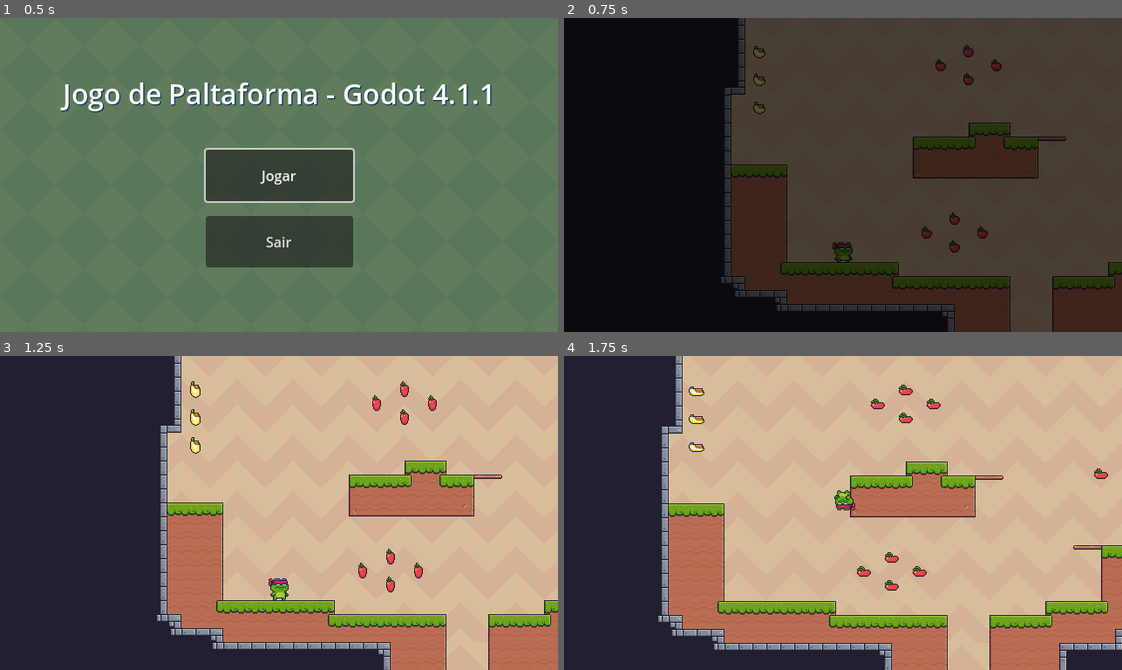
Above: before the commit, frames 1-4 (two rows, left to right).
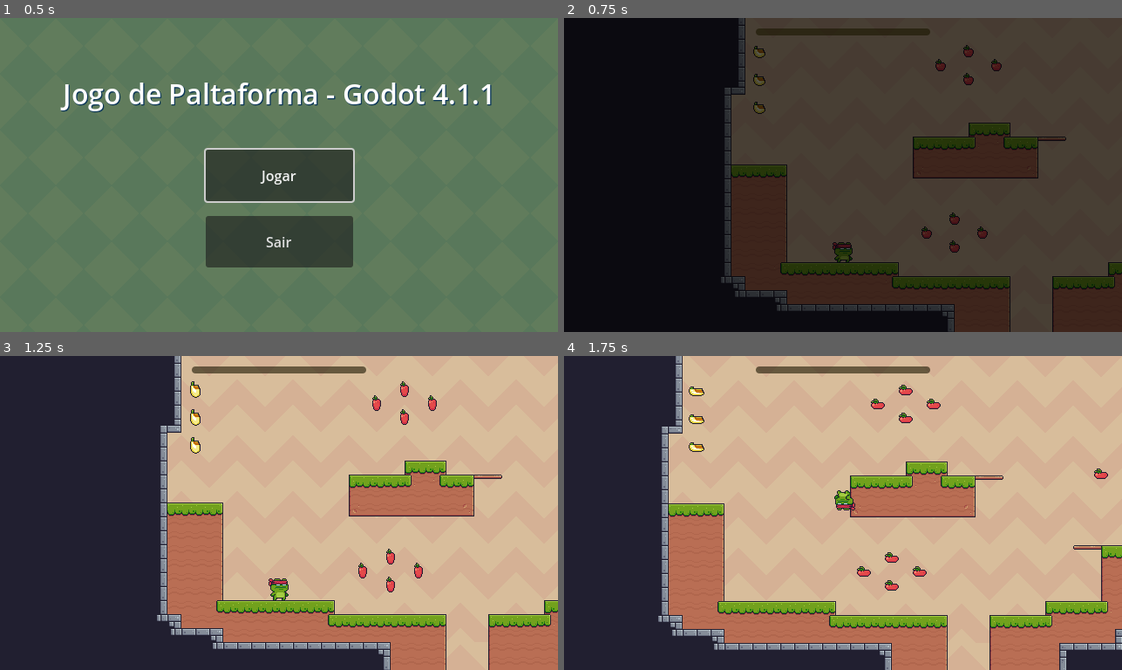
Above: after the commit, the same moments.

Repository: diogorbg/jogoPlataforma-Godot-4.1.1
Game: Godot game, scene res://scenes/menu.tscn
Two runs of this game, one before a commit and one after it. Both use one fixed random seed, a clock stepped at 60 frames per second and the inputs below.
Inputs:
- Up to frame 1 (0.5 s): no input
- Up to frame 2 (0.75 s): click "Jogar" at 0.5 s
- Up to frame 3 (1.25 s): no input
- Up to frame 4 (1.75 s): tap Enter (ui_accept) at 1.25, 1.52 s; hold Right (ui_right) from 1.28 s (still down)

Frame 1 is identical in both runs. In frame 2, 0.7% of the frame differs, in the area x 34-66%, y 3-6%; in frame 3, 0.7%; in frame 4, 0.7%.

Commit message:
barra de coleta

Diff:
--- a/scenes/hud.tscn
+++ b/scenes/hud.tscn
@@ -56,6 +56,8 @@
 "fadeOut": SubResource("Animation_s8jcj")
 }
 
+[sub_resource type="ImageTexture" id="ImageTexture_rdt4t"]
+
 [node name="HUD" type="CanvasLayer" groups=["HUD"]]
 script = ExtResource("1_1dg3i")
 
@@ -72,3 +74,19 @@
 libraries = {
 "": SubResource("AnimationLibrary_eboic")
 }
+
+[node name="hSlider" type="HSlider" parent="."]
+modulate = Color(1, 0.815686, 0, 1)
+anchors_preset = 5
+anchor_left = 0.5
+anchor_right = 0.5
+offset_left = -100.0
+offset_top = 8.0
+offset_right = 100.0
+offset_bottom = 24.0
+grow_horizontal = 2
+pivot_offset = Vector2(100, 0)
+focus_mode = 0
+mouse_filter = 2
+theme_override_icons/grabber = SubResource("ImageTexture_rdt4t")
+value = 35.0
--- a/scripts/HUD.gd
+++ b/scripts/HUD.gd
@@ -1,9 +1,13 @@
 extends CanvasLayer
 
 @onready var anim = $anim
+@onready var hSlider = $hSlider
 
 func _ready():
 	pass
+
+func _process(_delta):
+	hSlider.value = float(Global.itens) / float(Global.maxItens) * 100
 
 func vitoria():
 	anim.play("fadeOut")
Not shown: 1 places in scenes/hud.tscn that only renumber resources
